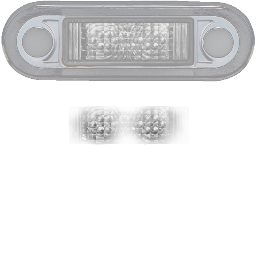
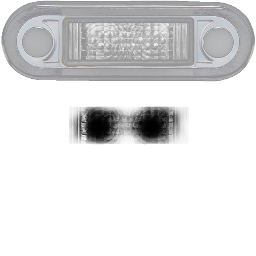
Before/after of a 256×256 layered artwork. What changed in the layer stack:
painted on "Pasted Layer #2" over [69, 106, 189, 144]
